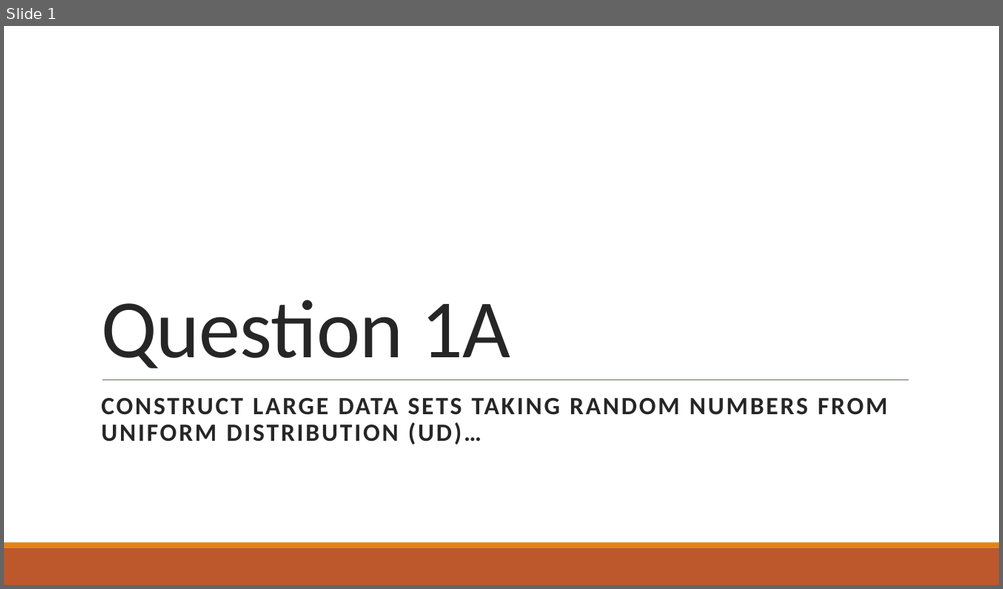
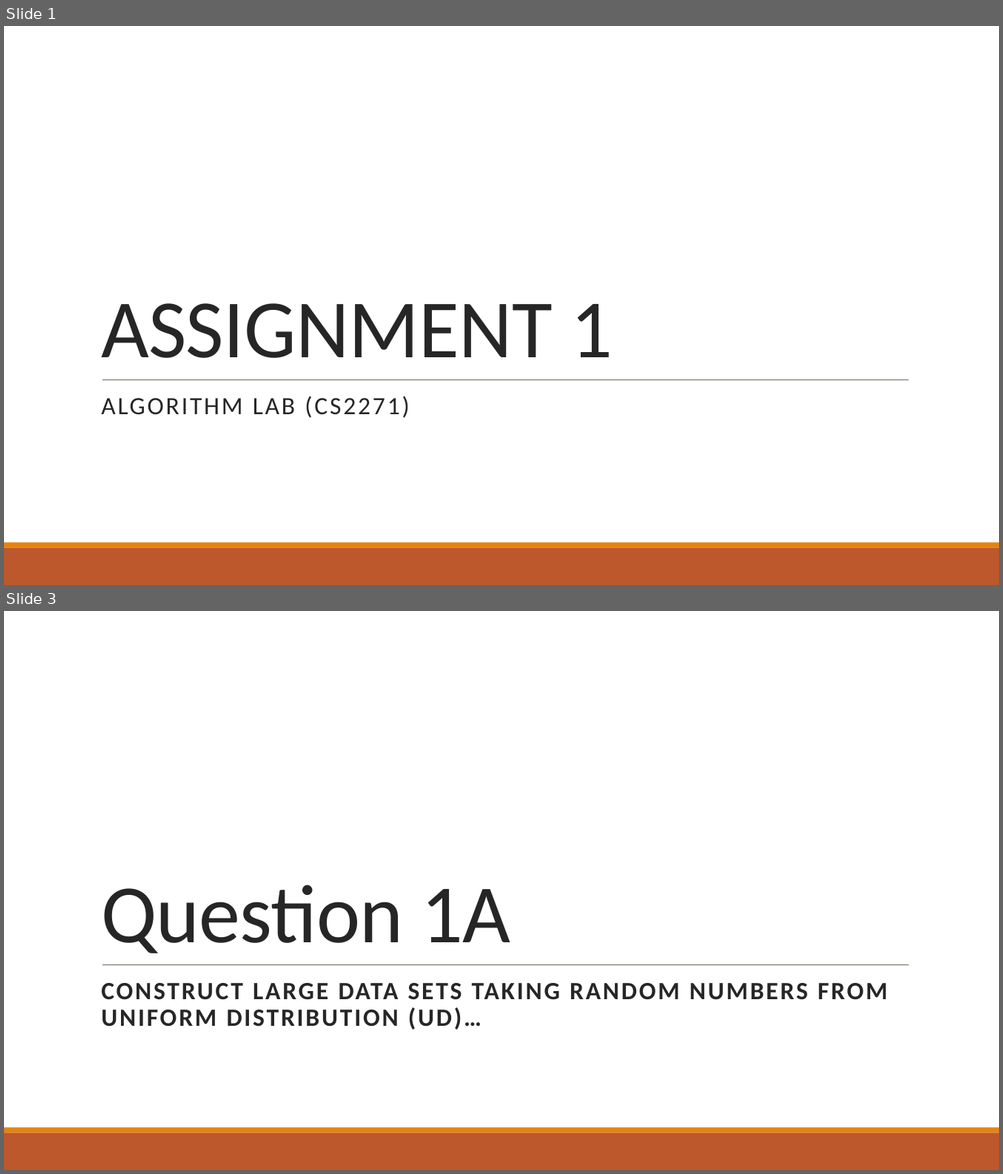
Before and after one commit to ayndp657/ALGORITHMLAB, a slide deck: Assignment 1/Assignment Presentation.pptx. Shown one above the other, each under a label of ours: slide 1 before the commit, slides 1 and 3 after it; the slides between them are not shown. The pictures are 1003x589 and 1003x1174 pixels, drawn with LibreOffice and Linux fonts; fonts in the diff are those of the drawing; background and template pictures are left out. Boxes give left, top, right and bottom in pixels: in the first picture for what was removed or moved away, otherwise in the second. Text is boxed around its words. In the diff, an @@ line names an element or a change of style, - is before the commit and + after.

```diff
--- a/Assignment 1/Assignment Presentation.pptx
+++ b/Assignment 1/Assignment Presentation.pptx
@@ slide 1 added at (4,26,999,585), background picture (left out); not listed: 1 template element that a slide beside it also shows @@
@@ title added at (101,304,612,358), 80 pt, text #262626 @@
+ASSIGNMENT 1
@@ line added from (102, 380) to (908, 380), #637052 0.5 pt @@
@@ subtitle added at (101,396,409,418), 24 pt, text #262626 @@
+ALGORITHM LAB (CS2271)
@@ rectangle added at (4,543,999,548), fill #E48312 @@
@@ rectangle added at (4,548,999,585), fill #BD582C @@
@@ what was slide 1 is now slide 3 @@
```
Also in this commit, not shown: 1 other slide added, 2 other files.
